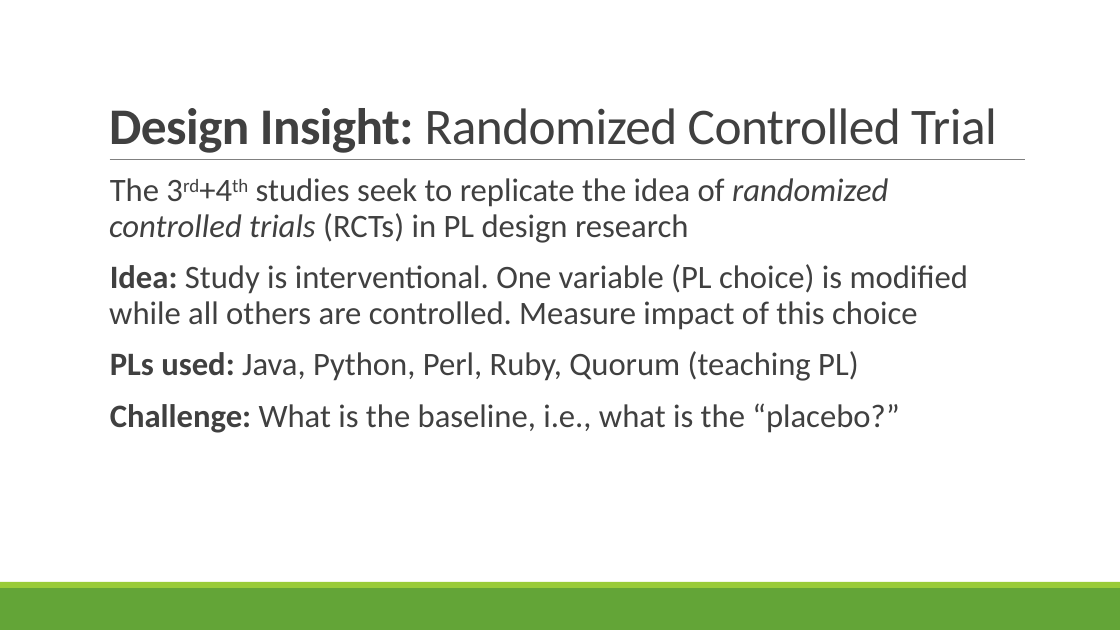
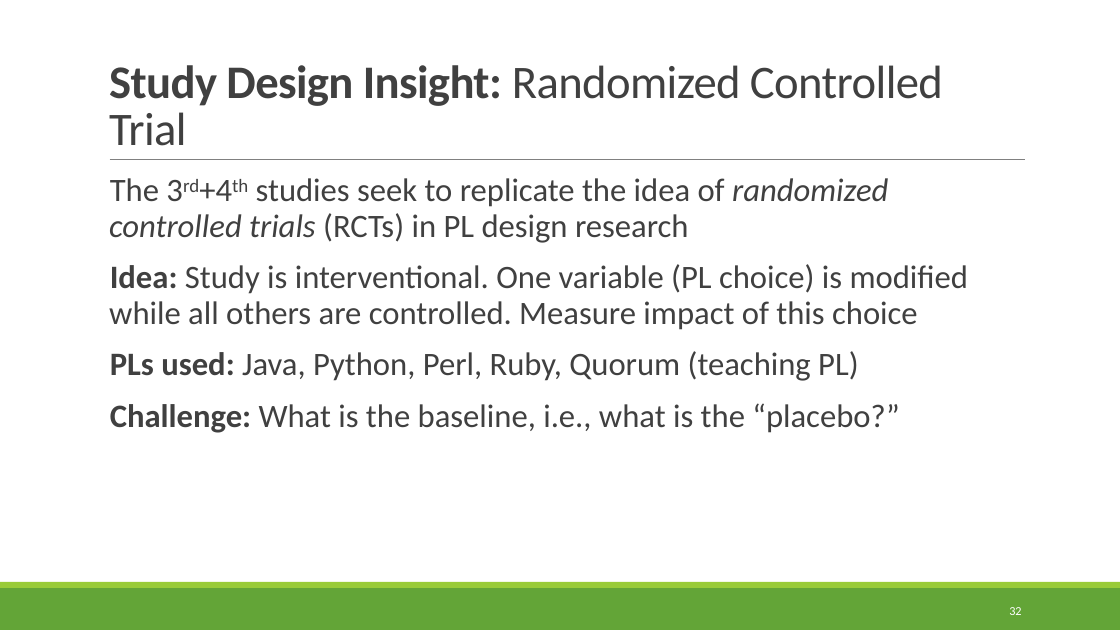
Before and after one commit to rbohrer/pl-course, a slide deck: slide 32 of LectureSlides/09Design2.pptx (slide 28 before the commit). Drawn at 1120x630 pixels with LibreOffice and Linux fonts; fonts in the diff are those of the drawing. Boxes give left, top, right and bottom in pixels: in the first picture for what was removed or moved away, otherwise in the second. Text is boxed around its words. In the diff, an @@ line names an element or a change of style, - is before the commit and + after.

```diff
--- a/LectureSlides/09Design2.pptx
+++ b/LectureSlides/09Design2.pptx
@@ title at (109, 65, 943, 146): text changed; size 44 to 40 pt @@
-Design Insight: Randomized Controlled Trial
+Study Design Insight: Randomized Controlled Trial
@@ page number added at (1009, 607, 1021, 615), 10.5 pt, text #FFFFFF @@
+32
```
Also in this commit, not shown: 43 other slides changed, 4 slides added.
